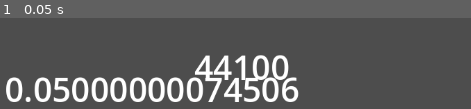
Above: before the commit, frame 1.
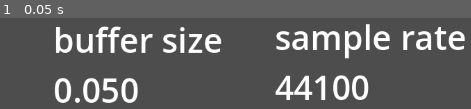
Above: after the commit, the same moment.

Repository: langel/godot-synth
Game: Godot game, scene res://main.tscn
The game is run twice, just before and just after one commit, with the same random seed, the same clock (stepped at 60 frames per second) and the same inputs.
Inputs:
- Up to frame 1 (0.05 s): no input

The runs differ from the first frame. In frame 1, 22% of the frame differs, in the area x 1-99%, y 6-94%.

Commit message:
displaying frequencies of all 16 channels when enabled

Diff:
--- a/channel.gd
+++ b/channel.gd
@@ -8,8 +8,8 @@
 
 func turn_on(pitch:float):
 	enabled = true
-	frequency = pitch
-	increment = (420.0 - pitch * 3.33) / global.sample_rate
+	frequency = 420.0 - pitch * 3.33
+	increment = frequency / global.sample_rate
 
 func turn_off():
 	enabled = false
--- a/labels.gd
+++ b/labels.gd
@@ -1,11 +1,24 @@
 extends Node
 
 @onready var global = get_node("/root/global")
+@onready var main = get_node("/root/main")
 @onready var buffer_size: Label = $"/root/main/buffer_size"
 @onready var sample_rate: Label = $"/root/main/sample_rate"
+@onready var note_values1: Label = $"/root/main/note_values1"
+@onready var note_values2: Label = $"/root/main/note_values2"
 
-#import "res://global.gd" as global
 
 func _process(_delta):
-	buffer_size.text = str(global.buffer_size)
-	sample_rate.text = str(global.sample_rate)
+	buffer_size.text = "buffer size\n%.3f" % global.buffer_size
+	sample_rate.text = "sample rate\n" + str(global.sample_rate)
+	note_values1.text = ''
+	note_values2.text = ''
+	for i in range(global.channel_max):
+		if (i % 2) == 0:
+			if main.channels[i].enabled:
+				note_values1.text = note_values1.text + str(main.channels[i].frequency)
+			note_values1.text = note_values1.text + "\n"
+		else:
+			if main.channels[i].enabled:
+				note_values2.text = note_values2.text + str(main.channels[i].frequency)
+			note_values2.text = note_values2.text + "\n"
--- a/main.tscn
+++ b/main.tscn
@@ -8,6 +8,8 @@
 
 [node name="main" type="Node2D"]
 script = ExtResource("1_rjbk2")
+metadata/_edit_horizontal_guides_ = [450.0]
+metadata/_edit_vertical_guides_ = [469.0]
 
 [node name="player" type="AudioStreamPlayer" parent="."]
 stream = SubResource("AudioStreamGenerator_e7nvt")
@@ -15,35 +17,37 @@
 autoplay = true
 
 [node name="buffer_size" type="Label" parent="."]
-offset_left = 400.0
-offset_top = 527.0
-offset_right = 608.0
-offset_bottom = 641.0
+offset_left = 470.0
+offset_top = 456.0
+offset_right = 678.0
+offset_bottom = 570.0
 theme = ExtResource("2_8fhpj")
 
 [node name="sample_rate" type="Label" parent="."]
-offset_left = 673.0
-offset_top = 495.0
-offset_right = 1117.0
-offset_bottom = 627.0
+offset_left = 789.0
+offset_top = 452.0
+offset_right = 1233.0
+offset_bottom = 584.0
 theme = ExtResource("2_8fhpj")
 
 [node name="key_info" type="Label" parent="."]
-offset_left = 431.0
-offset_top = 4.0
-offset_right = 1152.0
-offset_bottom = 251.0
+offset_left = 471.0
+offset_top = 13.0
+offset_right = 1192.0
+offset_bottom = 260.0
 theme = ExtResource("2_8fhpj")
 script = ExtResource("6_0dw5u")
 
 [node name="note_values1" type="Label" parent="."]
-offset_right = 177.0
-offset_bottom = 644.0
+offset_left = 33.0
+offset_top = 11.0
+offset_right = 210.0
+offset_bottom = 655.0
 theme = ExtResource("2_8fhpj")
 
 [node name="note_values2" type="Label" parent="."]
-offset_left = 204.0
-offset_top = 2.0
-offset_right = 381.0
-offset_bottom = 646.0
+offset_left = 237.0
+offset_top = 13.0
+offset_right = 414.0
+offset_bottom = 657.0
 theme = ExtResource("2_8fhpj")
--- a/theme.tres
+++ b/theme.tres
@@ -2,3 +2,4 @@
 
 [resource]
 default_font_size = 48
+Label/constants/line_spacing = 5
